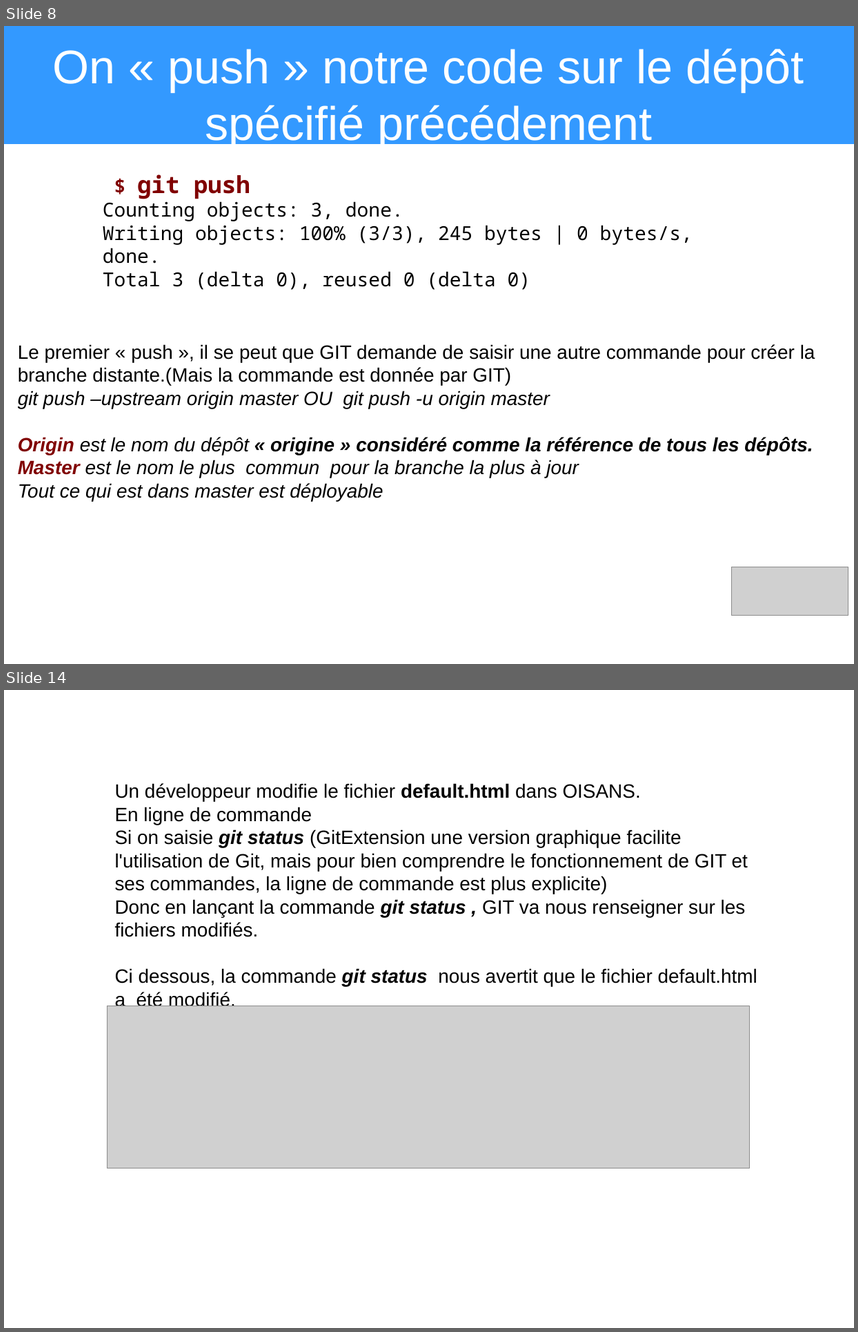
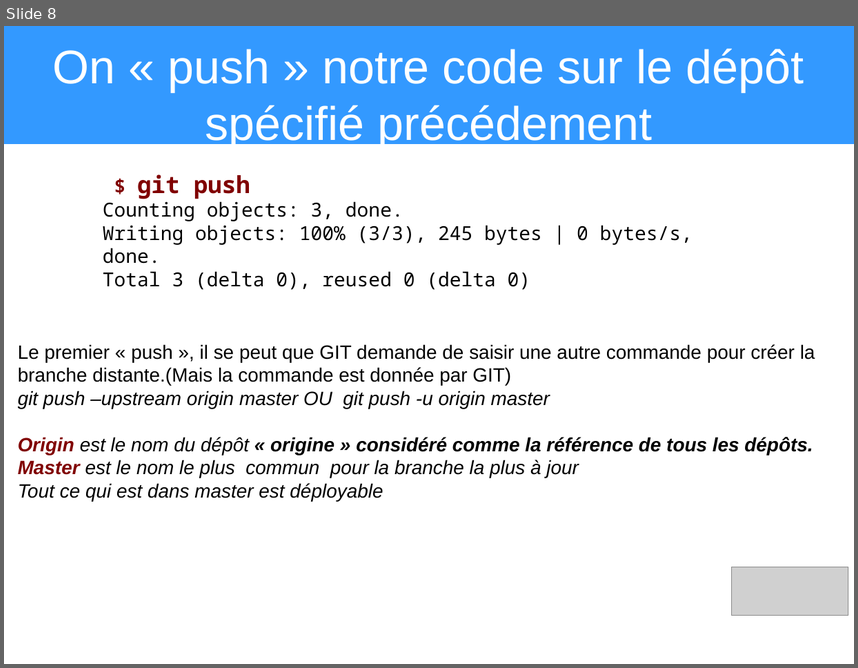
Before and after one commit to heylve/current, a slide deck: Presentations/git_explained.odp. Shown one above the other, each under a label of ours: slides 8 and 14 before the commit, slide 8 after it; the slides between them are not shown. The pictures are 858x1332 and 858x668 pixels, drawn with LibreOffice and Linux fonts; fonts in the diff are those of the drawing; grey boxes stand for pictures. Boxes give left, top, right and bottom in pixels: in the first picture for what was removed or moved away, otherwise in the second. Text is boxed around its words. In the diff, an @@ line names an element or a change of style, - is before the commit and + after.

```diff
--- a/Presentations/git_explained.odp
+++ b/Presentations/git_explained.odp
@@ slide 14 removed at (4, 690, 854, 1328), background #FFFFFF @@
@@ text removed at (115, 783, 757, 1006) @@
-Un développeur modifie le fichier default.html dans OISANS.
-En ligne de commande
-Si on saisie git status (GitExtension une version graphique facilite l'utilisation de Git, mais pour bien comprendre le fonctionnement de GIT et ses commandes, la ligne de commande est plus explicite)
-Donc en lançant la commande git status , GIT va nous renseigner sur les fichiers modifiés.
-Ci dessous, la commande git status nous avertit que le fichier default.html a été modifié.
@@ picture removed at (107, 1005, 750, 1167) @@
```
Also in this commit, not shown: 2 slides changed, 7 slides added, 7 other slides removed.
